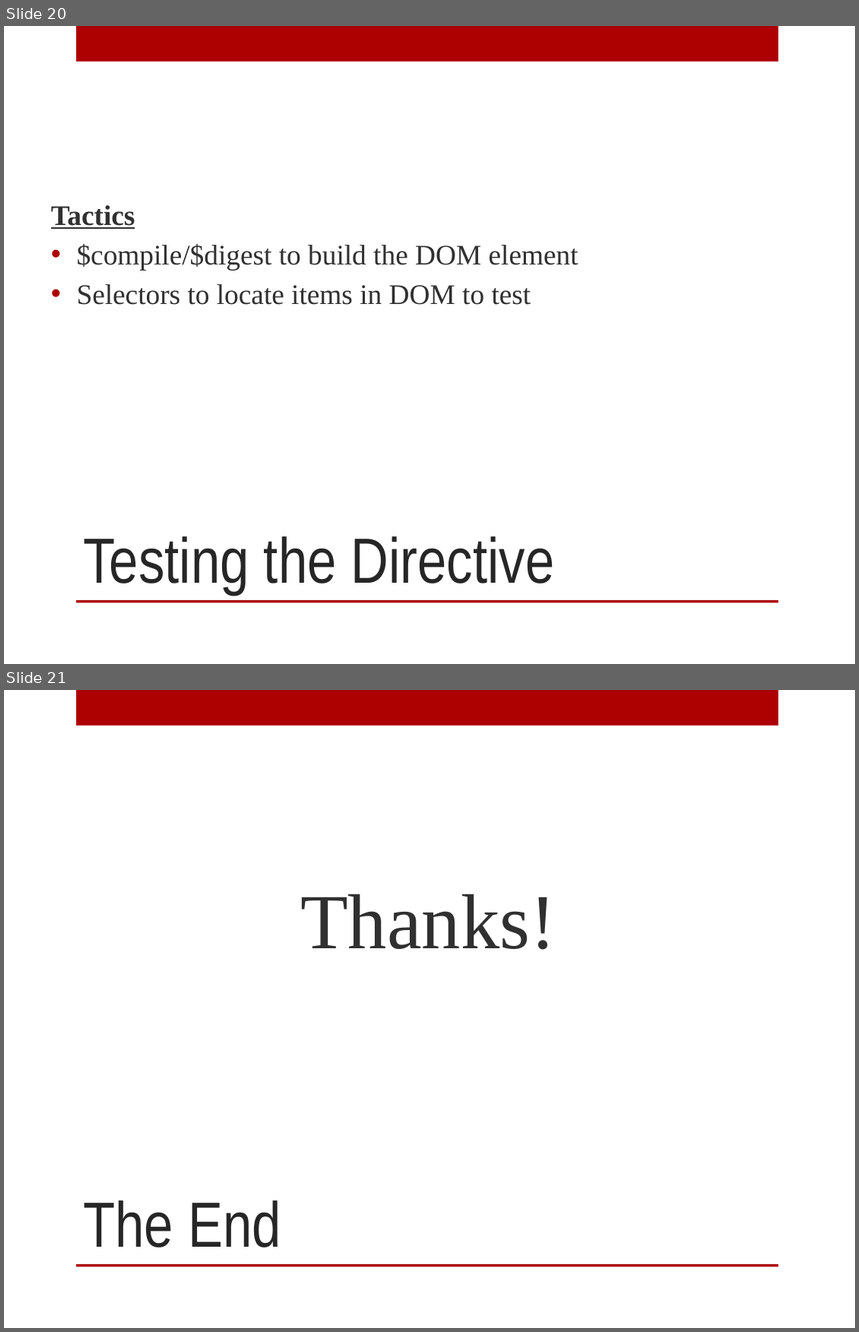
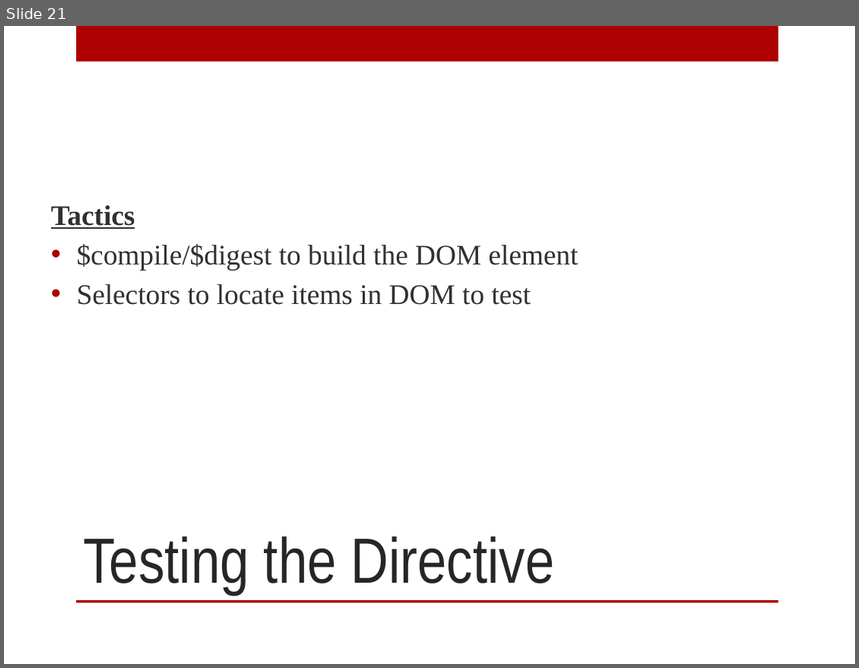
Before and after one commit to kennbrodhagen/angular-github-view, a slide deck: AngularJS Unit Testing.pptx. Shown one above the other, each under a label of ours: slides 20 and 21 before the commit, slide 21 after it. The pictures are 859x1332 and 859x668 pixels, drawn with LibreOffice and Linux fonts; fonts in the diff are those of the drawing; background and template pictures are left out. Boxes give left, top, right and bottom in pixels: in the first picture for what was removed or moved away, otherwise in the second. Text is boxed around its words. In the diff, an @@ line names an element or a change of style, - is before the commit and + after.

```diff
--- a/AngularJS Unit Testing.pptx
+++ b/AngularJS Unit Testing.pptx
@@ slide 21 removed at (x1=4, y1=690, x2=855, y2=1328), background picture (left out); not listed: 2 template elements that a slide beside it also shows @@
@@ text removed at (x1=300, y1=894, x2=556, y2=950) @@
-Thanks!
@@ title removed at (x1=84, y1=1201, x2=281, y2=1248) @@
-The End
@@ what was slide 20 is now slide 21 @@
```
Also in this commit, not shown: 5 slides changed, 2 slides added, 1 other file.
